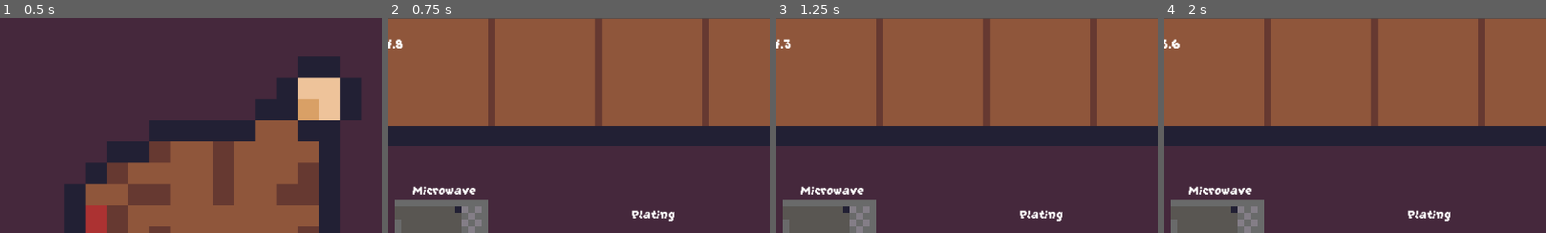
Above: before the commit, frames 1-4 (left to right).
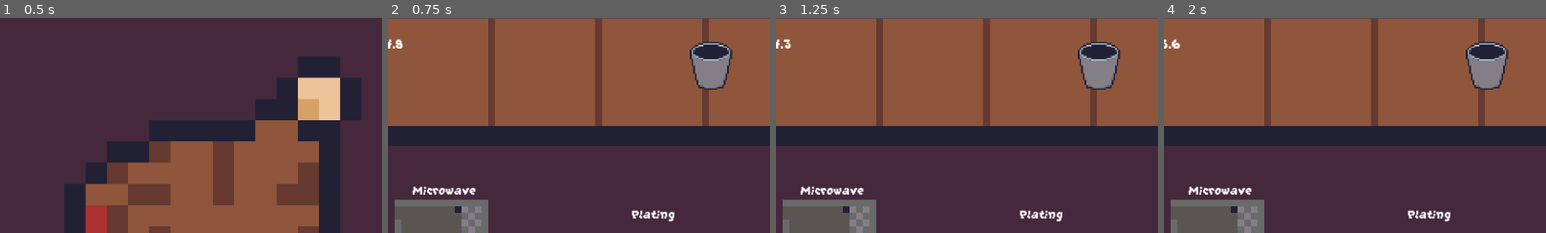
Above: after the commit, the same moments.

Repository: Sastingus/Team-name-GMTK-2026
Game: Godot game, scene res://scenes/worlds/main_menu.tscn
Two runs of this game, one before a commit and one after it. Both use one fixed random seed, a clock stepped at 60 frames per second and the inputs below.
Inputs (mouse positions are % of the whole screen's width and height, from its top left):
- Up to frame 1 (0.5 s): no input
- Up to frame 2 (0.75 s): click "Start" at 0.5 s
- Up to frame 3 (1.25 s): no input
- Up to frame 4 (2 s): tap Enter at 1.25 s; move the mouse to (72, 45) at 1.27 s; right-click (72, 45) at 1.35 s
The pictures show only the part of the screen within x 50-100%, y 0-50%; the shares and areas given below are measured in that part.

Frame 1 is identical in both runs. In frame 2, 2.0% of the frame differs, in the area x 79-91%, y 11-34%; in frame 3, 2.0%; in frame 4, 2.0%.

Commit message:
trashcan

Diff:
--- /dev/null
+++ b/scenes/tools/trashcan/trashcan.gd
@@ -0,0 +1,19 @@
+extends Area2D
+
+var current_target : RigidBody2D
+
+func _ready() -> void:
+	SignalBus.release.connect(delete)
+
+func delete():
+	if not current_target == null:
+		current_target.queue_free()
+
+func _on_body_entered(body: Node2D) -> void:
+	if body.has_node("Ingredient_Component"):
+		current_target = body
+
+
+func _on_body_exited(body: Node2D) -> void:
+	if body == current_target:
+		current_target = null
--- /dev/null
+++ b/scenes/tools/trashcan/trashcan.tscn
@@ -0,0 +1,19 @@
+[gd_scene format=3 uid="uid://dhhlve7mk7p2c"]
+
+[ext_resource type="Script" uid="uid://bm4aigcuaajvh" path="res://scenes/tools/trashcan/trashcan.gd" id="1_mqbap"]
+[ext_resource type="Texture2D" uid="uid://chuoojsur7r8q" path="res://assets/Sprite-00014.png" id="2_1yarq"]
+
+[sub_resource type="RectangleShape2D" id="RectangleShape2D_07jyi"]
+size = Vector2(26, 30)
+
+[node name="Trashcan" type="Area2D" unique_id=315951912]
+script = ExtResource("1_mqbap")
+
+[node name="Sprite2D" type="Sprite2D" parent="." unique_id=365062980]
+texture = ExtResource("2_1yarq")
+
+[node name="CollisionShape2D" type="CollisionShape2D" parent="." unique_id=65254928]
+shape = SubResource("RectangleShape2D_07jyi")
+
+[connection signal="body_entered" from="." to="." method="_on_body_entered"]
+[connection signal="body_exited" from="." to="." method="_on_body_exited"]
--- a/scenes/worlds/world.tscn
+++ b/scenes/worlds/world.tscn
@@ -23,6 +23,7 @@
 [ext_resource type="PackedScene" uid="uid://clef80eg1phc3" path="res://scenes/ingredients/pumpkin_pie/pumpkin.tscn" id="17_qld6t"]
 [ext_resource type="PackedScene" uid="uid://ntwsa16ebcsq" path="res://scenes/tools/crust/crust.tscn" id="18_8l1xj"]
 [ext_resource type="PackedScene" uid="uid://bi6dldcc3mifa" path="res://scenes/ingredients/mashed_potatoes/new_potato.tscn" id="18_np8mm"]
+[ext_resource type="PackedScene" uid="uid://dhhlve7mk7p2c" path="res://scenes/tools/trashcan/trashcan.tscn" id="24_wjnv7"]
 
 [sub_resource type="RectangleShape2D" id="RectangleShape2D_0qnlt"]
 size = Vector2(163, 126)
@@ -477,6 +478,10 @@
 scale = Vector2(0.99999976, 0.99999976)
 shape = SubResource("RectangleShape2D_smwsn")
 
+[node name="Trashcan" parent="KitchenStation" unique_id=315951912 instance=ExtResource("24_wjnv7")]
+position = Vector2(487, -252)
+scale = Vector2(2.4243045, 2.4243045)
+
 [node name="MicrowaveStation" parent="." unique_id=1889921677 instance=ExtResource("1_sqeqr")]
 process_mode = 1
 position = Vector2(3, -1359)
@@ -484,6 +489,10 @@
 
 [node name="Microwave" parent="MicrowaveStation" unique_id=1913045611 instance=ExtResource("2_vpaal")]
 position = Vector2(-376, 178)
+
+[node name="Trashcan" parent="MicrowaveStation" unique_id=763199815 instance=ExtResource("24_wjnv7")]
+position = Vector2(487, -252)
+scale = Vector2(2.4243045, 2.4243045)
 
 [node name="KnifeStation" parent="." unique_id=1073761248 instance=ExtResource("1_sqeqr")]
 process_mode = 1
@@ -506,6 +515,10 @@
 offset_bottom = 267.0
 color = Color(0.43459824, 0.3125493, 0.21255377, 1)
 
+[node name="Trashcan" parent="KnifeStation" unique_id=501541710 instance=ExtResource("24_wjnv7")]
+position = Vector2(487, -252)
+scale = Vector2(2.4243045, 2.4243045)
+
 [node name="PlateStation" parent="." unique_id=1350042118 instance=ExtResource("1_sqeqr")]
 process_mode = 1
 position = Vector2(5826, -1363)
@@ -516,6 +529,10 @@
 
 [node name="PepperShaker" parent="PlateStation" unique_id=702866216 instance=ExtResource("7_folui")]
 position = Vector2(-471, 240)
+
+[node name="Trashcan" parent="PlateStation" unique_id=1075580354 instance=ExtResource("24_wjnv7")]
+position = Vector2(487, -252)
+scale = Vector2(2.4243045, 2.4243045)
 
 [node name="ShelfStation" type="Node2D" parent="." unique_id=830848079]
 script = ExtResource("2_jwygn")
@@ -716,7 +733,7 @@
 sprite_frames = SubResource("SpriteFrames_nig8m")
 
 [node name="Pumpkin" parent="ShelfStation" unique_id=978820794 instance=ExtResource("11_thq3p")]
-position = Vector2(-2134, -1542)
+position = Vector2(-2869, -1542)
 spawned_item = ExtResource("17_qld6t")
 
 [node name="CollisionShape2D" type="CollisionShape2D" parent="ShelfStation/Pumpkin" unique_id=1546873671]
@@ -729,7 +746,7 @@
 sprite_frames = SubResource("SpriteFrames_k2k0g")
 
 [node name="EmptyCrust" parent="ShelfStation" unique_id=1590294284 instance=ExtResource("11_thq3p")]
-position = Vector2(-1999, -1547)
+position = Vector2(-2734, -1547)
 spawned_item = ExtResource("18_8l1xj")
 
 [node name="CollisionShape2D" type="CollisionShape2D" parent="ShelfStation/EmptyCrust" unique_id=390121808]
Not shown, added: scenes/tools/trashcan/trashcan.gd.uid
